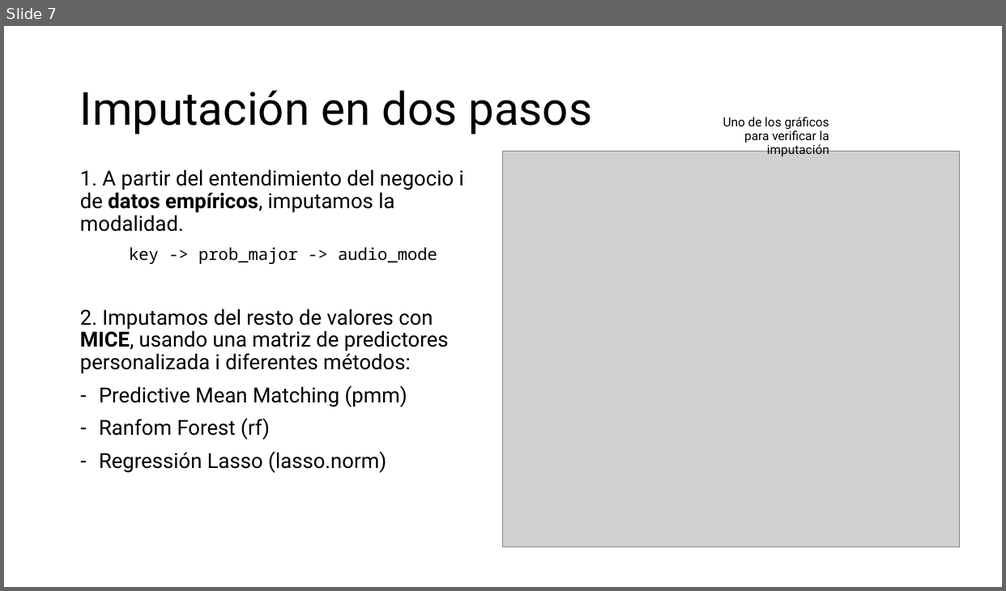
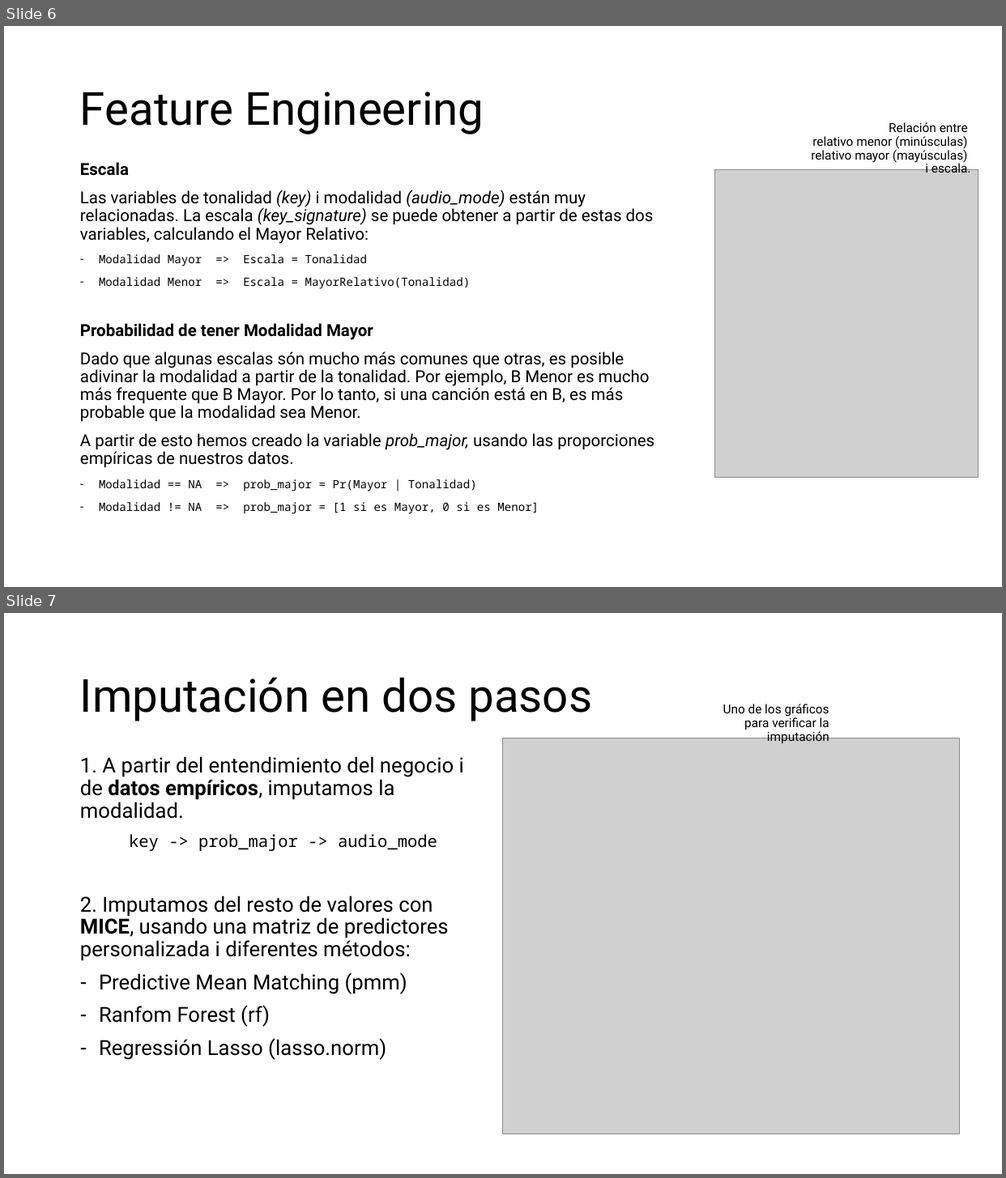
Before and after one commit to benet1one/Mineria, a slide deck: Report_definitivo.pptx. Shown one above the other, each under a label of ours: slide 7 before the commit, slides 6 and 7 after it. The pictures are 1006x591 and 1006x1178 pixels, drawn with LibreOffice and Linux fonts; fonts in the diff are those of the drawing; grey boxes stand for pictures. Boxes give left, top, right and bottom in pixels: in the first picture for what was removed or moved away, otherwise in the second. Text is boxed around its words. In the diff, an @@ line names an element or a change of style, - is before the commit and + after.

```diff
--- a/Report_definitivo.pptx
+++ b/Report_definitivo.pptx
@@ slide 6 added at (x1=4, y1=26, x2=1002, y2=587), background #FFFFFF @@
@@ title added at (x1=80, y1=92, x2=484, y2=135), 44 pt, text #000000 @@
+Feature Engineering
@@ text added at (x1=811, y1=122, x2=971, y2=173), 12 pt, text #000000 @@
+Relación entre
+relativo menor (minúsculas)
+relativo mayor (mayúsculas)
+i escala.
@@ text added at (x1=80, y1=162, x2=654, y2=514), 16 pt, text #000000 @@
+Escala
+Las variables de tonalidad (key) i modalidad (audio_mode) están muy relacionadas. La escala (key_signature) se puede obtener a partir de estas dos variables, calculando el Mayor Relativo:
+– Modalidad Mayor => Escala = Tonalidad
+– Modalidad Menor => Escala = MayorRelativo(Tonalidad)
+Probabilidad de tener Modalidad Mayor
+Dado que algunas escalas són mucho más comunes que otras, es posible adivinar la modalidad a partir de la tonalidad. Por ejemplo, B Menor es mucho más frequente que B Mayor. Por lo tanto, si una canción está en B, es más probable que la modalidad sea Menor.
+A partir de esto hemos creado la variable prob_major, usando las proporciones empíricas de nuestros datos.
+– Modalidad == NA => prob_major = Pr(Mayor | Tonalidad)
+– Modalidad != NA => prob_major = [1 si es Mayor, 0 si es Menor]
@@ picture added at (x1=715, y1=169, x2=978, y2=477) @@
```
Also in this commit, not shown: 1 other slide added, 2 slides removed, 3 other files.
